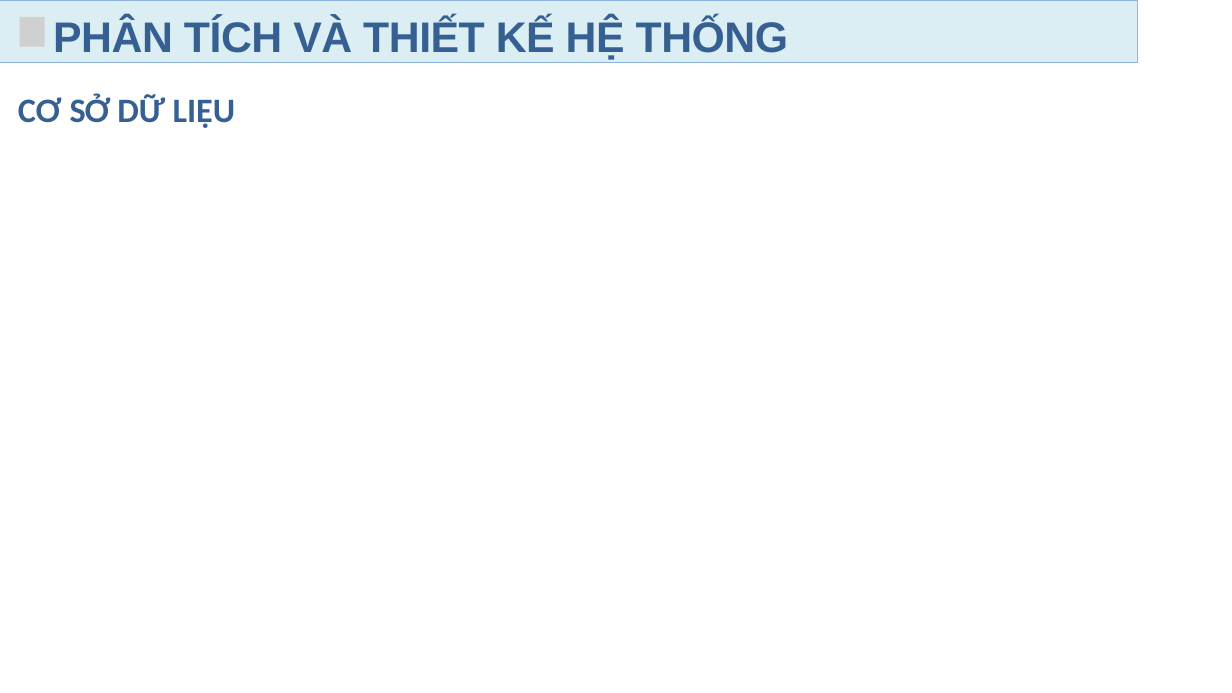
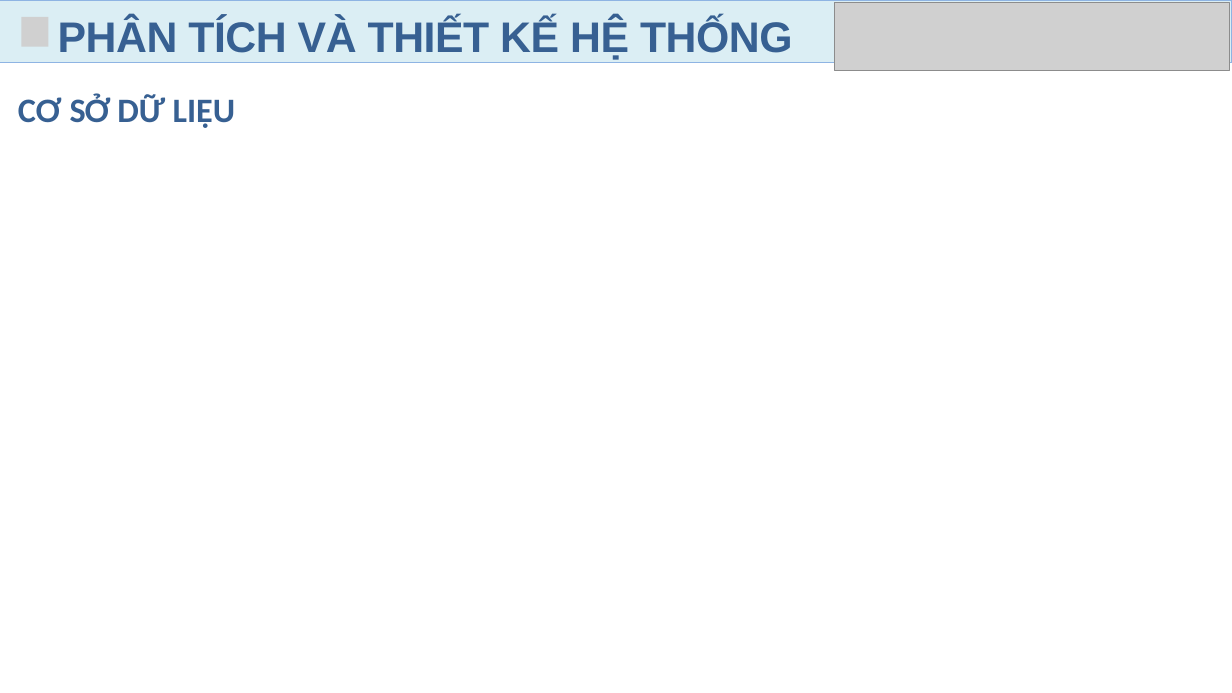
Before and after one commit to TrDHuy21/DoAn, a slide deck: slide 11 of ppt_bao_ve.pptx (slide 8 before the commit). Drawn at 1232x693 pixels with LibreOffice and Linux fonts; fonts in the diff are those of the drawing; grey boxes stand for pictures; background and template pictures are left out. Boxes give left, top, right and bottom in pixels: in the first picture for what was removed or moved away, otherwise in the second. Text is boxed around its words. In the diff, an @@ line names an element or a change of style, - is before the commit and + after.

```diff
--- a/ppt_bao_ve.pptx
+++ b/ppt_bao_ve.pptx
@@ rectangle: place and size @@
-rectangle at (0, 0, 1138, 63)
+rectangle at (0, 0, 1232, 63)
@@ freeform shape: place and size @@
-freeform shape at (0, 1, 1138, 63)
+freeform shape at (0, 1, 1232, 63)
@@ picture: place and size @@
-picture at (20, 17, 44, 46)
+picture at (21, 17, 48, 47)
@@ text "PHÂN TÍCH VÀ THIẾT KẾ ...": place and size @@
-text "PHÂN TÍCH VÀ THIẾT KẾ ..." at (53, 18, 789, 60)
+text "PHÂN TÍCH VÀ THIẾT KẾ ..." at (58, 18, 793, 60)
@@ picture added at (834, 2, 1230, 70) @@
```
Also in this commit, not shown: 8 other slides changed, 4 slides added, 25 other files.
